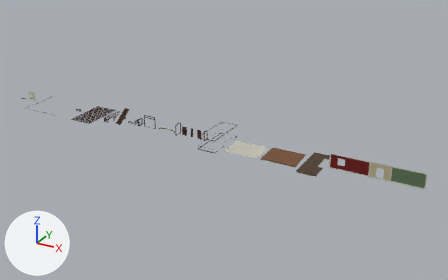
One commit to the FBX model Unity/Assets/Art/Environment/Bungalow/Kit/Bungalow_Kit.fbx: the scene before it, then after it.
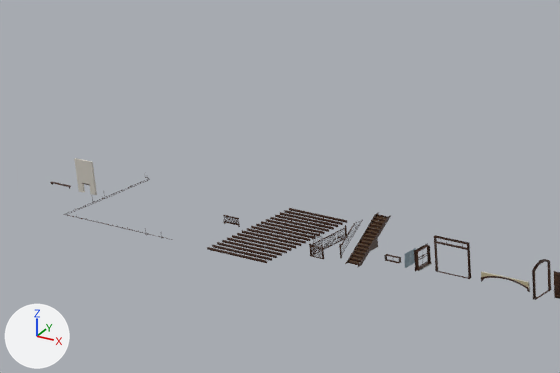
The first picture shows the older version from a camera (50 mm lens) standing at (17.3, -113.7, 57.9) and looking at (-46.9, 3.0, -0.4). The close-ups show the older and then the newer version on the part from 1% to 41% of the width and 14% to 57% of the height of that picture. Only the edits that show in the close-ups are written down. Lighting does not change. The marker at lower left points along +X, +Y and +Z. Where no turn or scale is listed for an object, it has been applied to the vertices.

Names of what the first close-up shows: 'Kit_Balustrade', 'Kit_CasedOpening', 'Kit_Fireplace_Front', 'Kit_Joists', 'Kit_Mantel', 'Kit_Pipes', 'Kit_Radiator', 'Kit_Stair', 'Kit_StairRail', 'Kit_Window_Hopper' and 5 more.
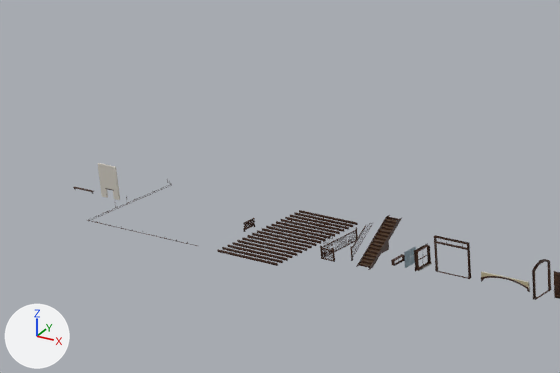
Location of each change, (x1, y1, x2, y2) in pixels of the close-ups (560 x 373 px):
'Kit_Joists', moved: before (207, 208, 347, 263); after (217, 210, 358, 266)
'Kit_Stair', moved: before (345, 212, 391, 267); after (356, 215, 402, 270)
'Kit_Fireplace_Front', moved: before (74, 158, 97, 195); after (98, 163, 120, 200)
'Kit_Balustrade', moved: before (309, 225, 347, 259); after (320, 227, 358, 262)
'Kit_Pipes', moved: before (64, 177, 173, 240); after (87, 179, 197, 246)
'Kit_Radiator', moved: before (223, 215, 240, 227); after (243, 218, 255, 232)
'Kit_StairRail', moved: before (339, 220, 363, 259); after (350, 225, 372, 261)
'Kit_Window_Hopper', moved: before (384, 254, 401, 263); after (391, 254, 405, 266)
'Kit_Mantel', moved: before (50, 182, 71, 189); after (73, 187, 94, 194)

The change, as a diff of the scene's bpy script:
```diff
--- a/Unity/Assets/Art/Environment/Bungalow/Kit/Bungalow_Kit.fbx.py
+++ b/Unity/Assets/Art/Environment/Bungalow/Kit/Bungalow_Kit.fbx.py
@@ ob_kit_stair @@
 ob_kit_stair = bpy.data.objects.new('Kit_Stair', me_kit_stair)
-ob_kit_stair.location = (-73.86, 0.0, 0.0)
+ob_kit_stair.location = (-72.77, 0.0, 0.0)
@@ ob_kit_fireplace_front @@
 ob_kit_fireplace_front = bpy.data.objects.new('Kit_Fireplace_Front', me_kit_fireplace_front)
-ob_kit_fireplace_front.location = (-104.22, 0.0, 0.0)
+ob_kit_fireplace_front.location = (-101.53, 0.0, 0.0)
@@ ob_kit_stairrail @@
 ob_kit_stairrail = bpy.data.objects.new('Kit_StairRail', me_kit_stairrail)
-ob_kit_stairrail.location = (-75.55, 0.0, 0.0)
+ob_kit_stairrail.location = (-74.46, 0.0, 0.0)
@@ ob_kit_balustrade @@
 ob_kit_balustrade = bpy.data.objects.new('Kit_Balustrade', me_kit_balustrade)
-ob_kit_balustrade.location = (-77.31, 0.0, 0.0)
+ob_kit_balustrade.location = (-76.22, 0.0, 0.0)
@@ ob_kit_joists @@
 ob_kit_joists = bpy.data.objects.new('Kit_Joists', me_kit_joists)
-ob_kit_joists.location = (-83.12, 0.0, 0.0)
+ob_kit_joists.location = (-82.03, 0.0, 0.0)
@@ ob_kit_radiator @@
 ob_kit_radiator = bpy.data.objects.new('Kit_Radiator', me_kit_radiator)
-ob_kit_radiator.location = (-88.05, 0.0, 0.0)
+ob_kit_radiator.location = (-86.16, 0.0, 0.0)
@@ ob_kit_mantel @@
 ob_kit_mantel = bpy.data.objects.new('Kit_Mantel', me_kit_mantel)
-ob_kit_mantel.location = (-107.37, 0.0, 0.0)
+ob_kit_mantel.location = (-104.68, 0.0, 0.0)
@@ ob_kit_pipes @@
 ob_kit_pipes = bpy.data.objects.new('Kit_Pipes', me_kit_pipes)
-ob_kit_pipes.location = (-96.07, 0.0, 0.0)
+ob_kit_pipes.location = (-93.37, 0.0, 0.0)
@@ ob_kit_window_hopper @@
 ob_kit_window_hopper = bpy.data.objects.new('Kit_Window_Hopper', me_kit_window_hopper)
-ob_kit_window_hopper.location = (-71.54, 0.0, 0.0)
+ob_kit_window_hopper.location = (-70.99, 0.0, 0.0)
```
